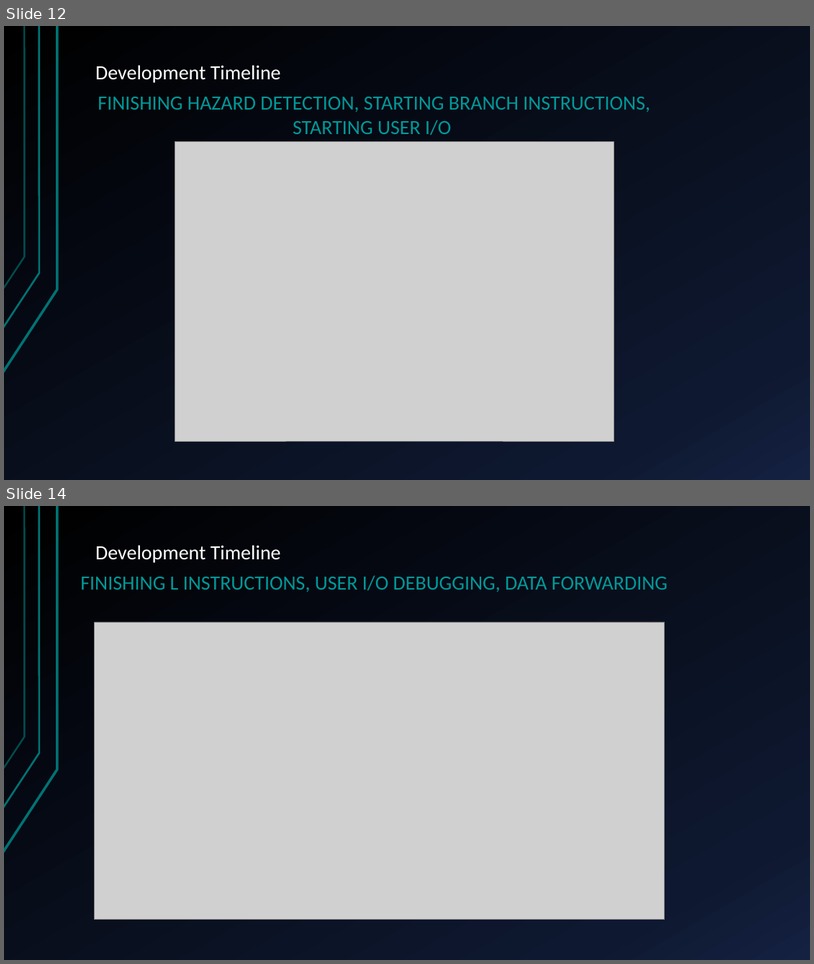
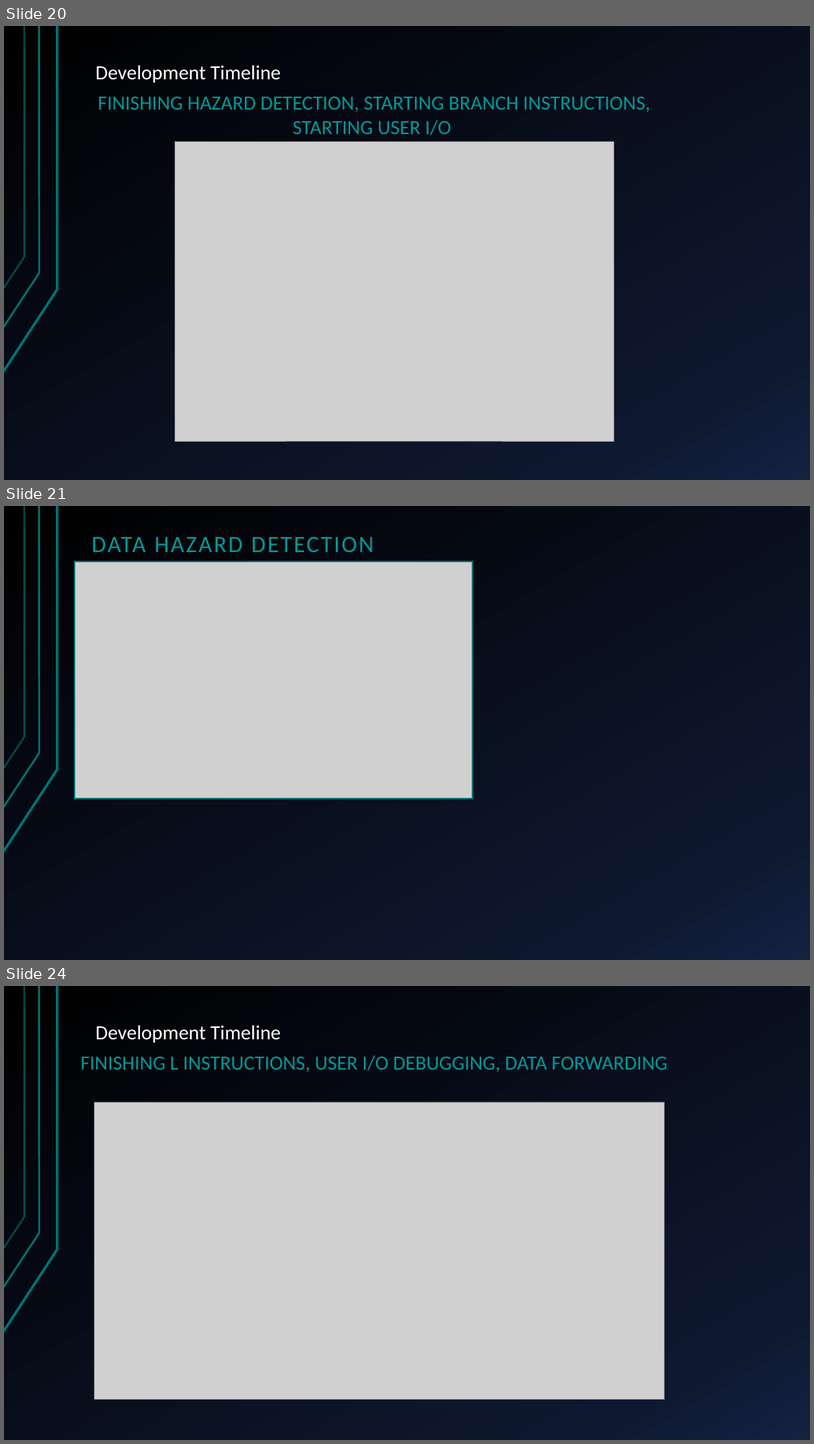
Before and after one commit to HansSanitizer/CENG-450-Project, a slide deck: Documentation/Long-Mann 16-Bit RISC Processor.pptx. Shown one above the other, each under a label of ours: slides 12 and 14 before the commit, slides 20, 21 and 24 after it; the slides between them are not shown. The pictures are 814x964 and 814x1444 pixels, drawn with LibreOffice and Linux fonts; fonts in the diff are those of the drawing; grey boxes stand for pictures. Boxes give left, top, right and bottom in pixels: in the first picture for what was removed or moved away, otherwise in the second. Text is boxed around its words. In the diff, an @@ line names an element or a change of style, - is before the commit and + after.

```diff
--- a/Documentation/Long-Mann 16-Bit RISC Processor.pptx
+++ b/Documentation/Long-Mann 16-Bit RISC Processor.pptx
@@ slide 21 added at bbox=[4, 506, 810, 960], background gradient #000000 to #0F1931 to #142242; not listed: 3 template elements that a slide beside it also shows @@
@@ title added at bbox=[92, 537, 374, 552], 28 pt, text #009999 @@
+DATA HAZARD DETECTION
@@ picture added at bbox=[74, 561, 472, 799] @@
@@ what was slide 12 is now slide 20 @@
@@ what was slide 14 is now slide 24 @@
```
Also in this commit, not shown: 4 slides changed, 13 other slides added, 1 slide removed.
